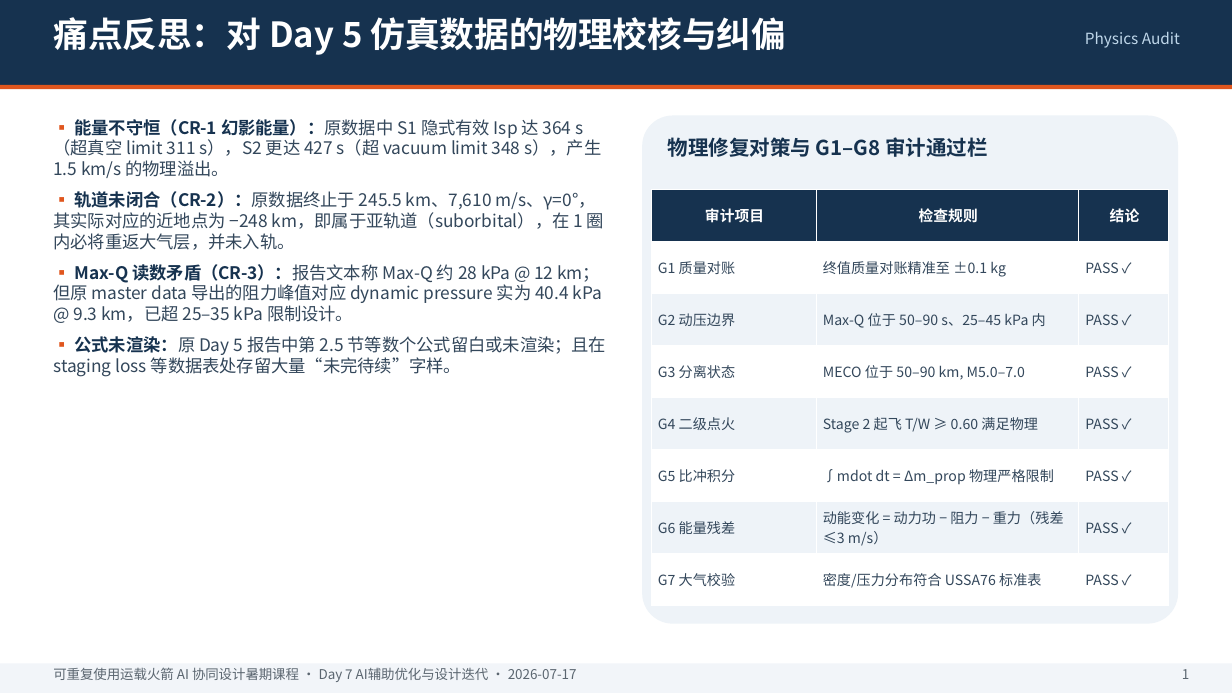
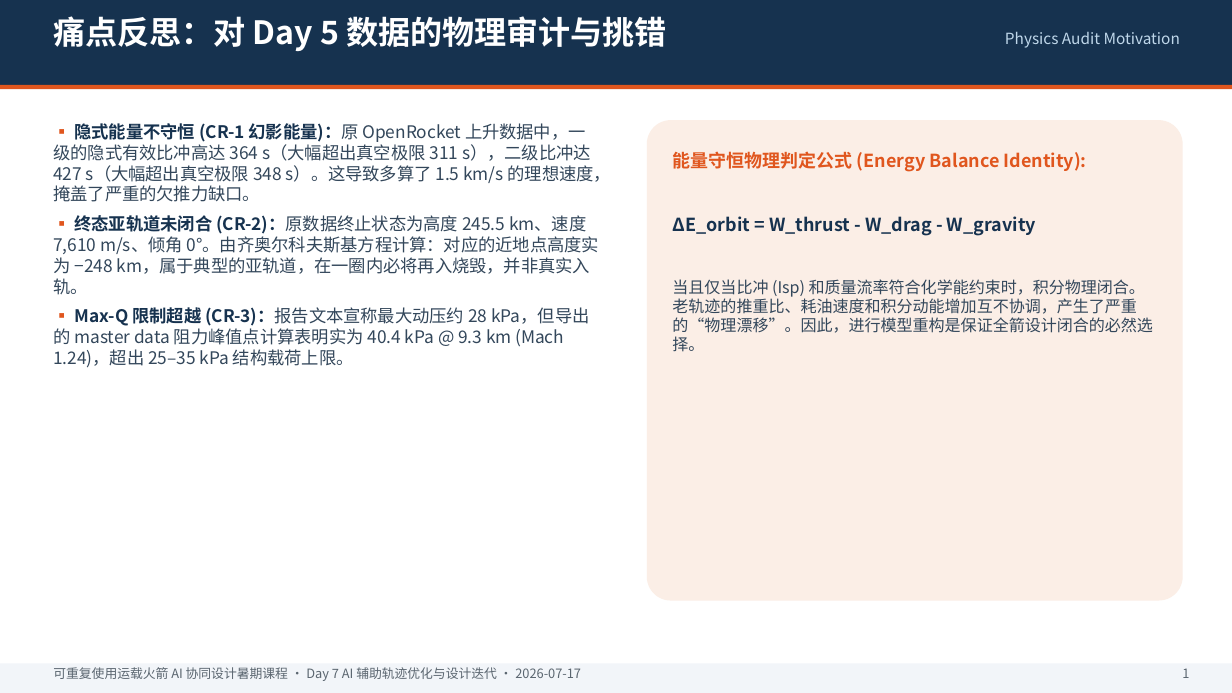
Before and after one commit to irev88/rocket, a slide deck: slide 2 of Day7_AI_辅助优化_设计迭代.pptx. Drawn at 1232x693 pixels with LibreOffice and Linux fonts; fonts in the diff are those of the drawing. Boxes give left, top, right and bottom in pixels: in the first picture for what was removed or moved away, otherwise in the second. Text is boxed around its words. In the diff, an @@ line names an element or a change of style, - is before the commit and + after.

```diff
--- a/Day7_AI_辅助优化_设计迭代.pptx
+++ b/Day7_AI_辅助优化_设计迭代.pptx
@@ text at (53, 16, 666, 51): text changed; size 27 to 25 pt @@
-痛点反思：对 Day 5 仿真数据的物理校核与纠偏
+痛点反思：对 Day 5 数据的物理审计与挑错
@@ text at (1005, 31, 1180, 48): text changed @@
-Physics Audit
+Physics Audit Motivation
@@ text at (53, 123, 611, 368): text changed @@
-▪ 能量不守恒（CR-1 幻影能量）：原数据中 S1 隐式有效 Isp 达 364 s（超真空 limit 311 s），S2 更达 427 s（超 vacuum limit 348 s），产生 1.5 km/s 的物理溢出。
-▪ 轨道未闭合（CR-2）：原数据终止于 245.5 km、7,610 m/s、γ=0°，其实际对应的近地点为 −248 km，即属于亚轨道（suborbital），在 1 圈内必将重返大气层，并未入轨。
-▪ Max-Q 读数矛盾（CR-3）：报告文本称 Max-Q 约 28 kPa @ 12 km；但原 master data 导出的阻力峰值对应 dynamic pressure 实为 40.4 kPa @ 9.3 km，已超 25–35 kPa 限制设计。
-▪ 公式未渲染：原 Day 5 报告中第 2.5 节等数个公式留白或未渲染；且在 staging loss 等数据表处存留大量“未完待续”字样。
+▪ 隐式能量不守恒 (CR-1 幻影能量)：原 OpenRocket 上升数据中，一级的隐式有效比冲高达 364 s（大幅超出真空极限 311 s），二级比冲达 427 s（大幅超出真空极限 348 s）。这导致多算了 1.5 km/s 的理想速度，掩盖了严重的欠推力缺口。
+▪ 终态亚轨道未闭合 (CR-2)：原数据终止状态为高度 245.5 km、速度 7,610 m/s、倾角 0°。由齐奥尔科夫斯基方程计算：对应的近地点高度实为 −248 km，属于典型的亚轨道，在一圈内必将再入烧毁，并非真实入轨。
+▪ Max-Q 限制超越 (CR-3)：报告文本宣称最大动压约 28 kPa，但导出的 master data 阻力峰值点计算表明实为 40.4 kPa @ 9.3 km (Mach 1.24)，超出 25–35 kPa 结构载荷上限。
@@ rounded rectangle: place and size @@
-rounded rectangle at (642, 116, 1178, 624)
+rounded rectangle at (647, 120, 1183, 601)
@@ rounded rectangle at (647, 120, 1183, 601): fill #EEF3F8 to #FBEEE6; proportions changed @@
@@ text removed at (668, 137, 987, 157) @@
-物理修复对策与 G1–G8 审计通过栏
@@ text added at (672, 151, 1152, 352), 12.5 pt, text #33475B @@
+能量守恒物理判定公式 (Energy Balance Identity):
+ΔE_orbit = W_thrust - W_drag - W_gravity
+当且仅当比冲 (Isp) 和质量流率符合化学能约束时，积分物理闭合。老轨迹的推重比、耗油速度和积分动能增加互不协调，产生了严重的“物理漂移”。因此，进行模型重构是保证全箭设计闭合的必然选择。
@@ table removed at (652, 189, 1169, 605), 8 rows, 3 columns @@
-审计项目 | 检查规则 | 结论
-G1 质量对账 | 终值质量对账精准至 ±0.1 kg | PASS ✓
-G2 动压边界 | Max-Q 位于 50–90 s、25–45 kPa 内 | PASS ✓
-G3 分离状态 | MECO 位于 50–90 km, M5.0–7.0 | PASS ✓
-G4 二级点火 | Stage 2 起飞 T/W ≥ 0.60 满足物理 | PASS ✓
-G5 比冲积分 | ∫mdot dt = Δm_prop 物理严格限制 | PASS ✓
-G6 能量残差 | 动能变化 = 动力功 − 阻力 − 重力（残差≤3 m/s） | PASS ✓
-G7 大气校验 | 密度/压力分布符合 USSA76 标准表 | PASS ✓
@@ text at (53, 667, 581, 681): text changed; size 10.5 to 10 pt @@
-可重复使用运载火箭 AI 协同设计暑期课程 · Day 7 AI辅助优化与设计迭代 · 2026-07-17
+可重复使用运载火箭 AI 协同设计暑期课程 · Day 7 AI 辅助轨迹优化与设计迭代 · 2026-07-17
@@ text "1" at (1182, 668, 1189, 678): size 10.5 to 10 pt @@
```
Also in this commit, not shown: 14 other slides changed, 5 slides added, 3 other files.
